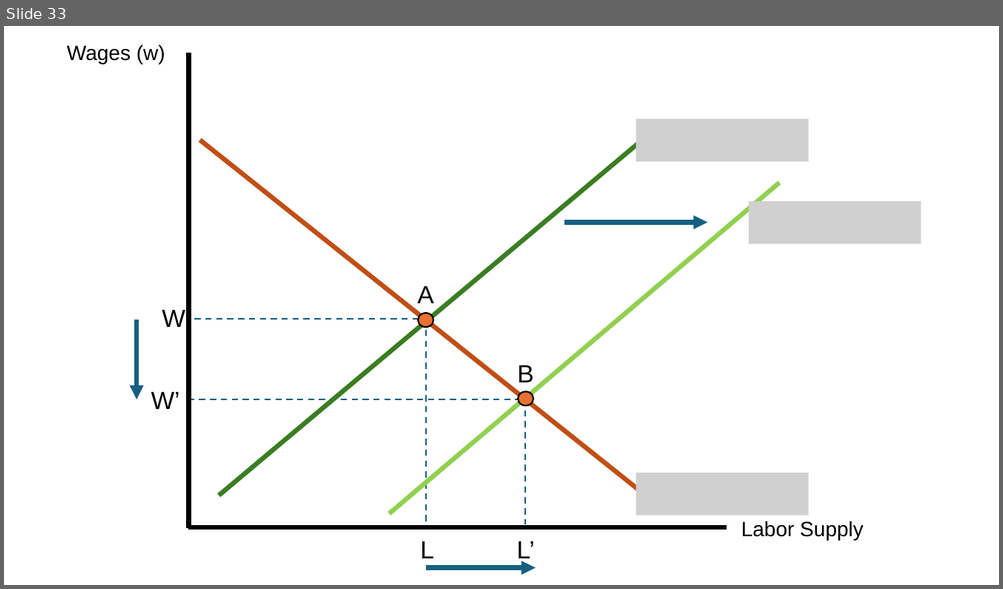
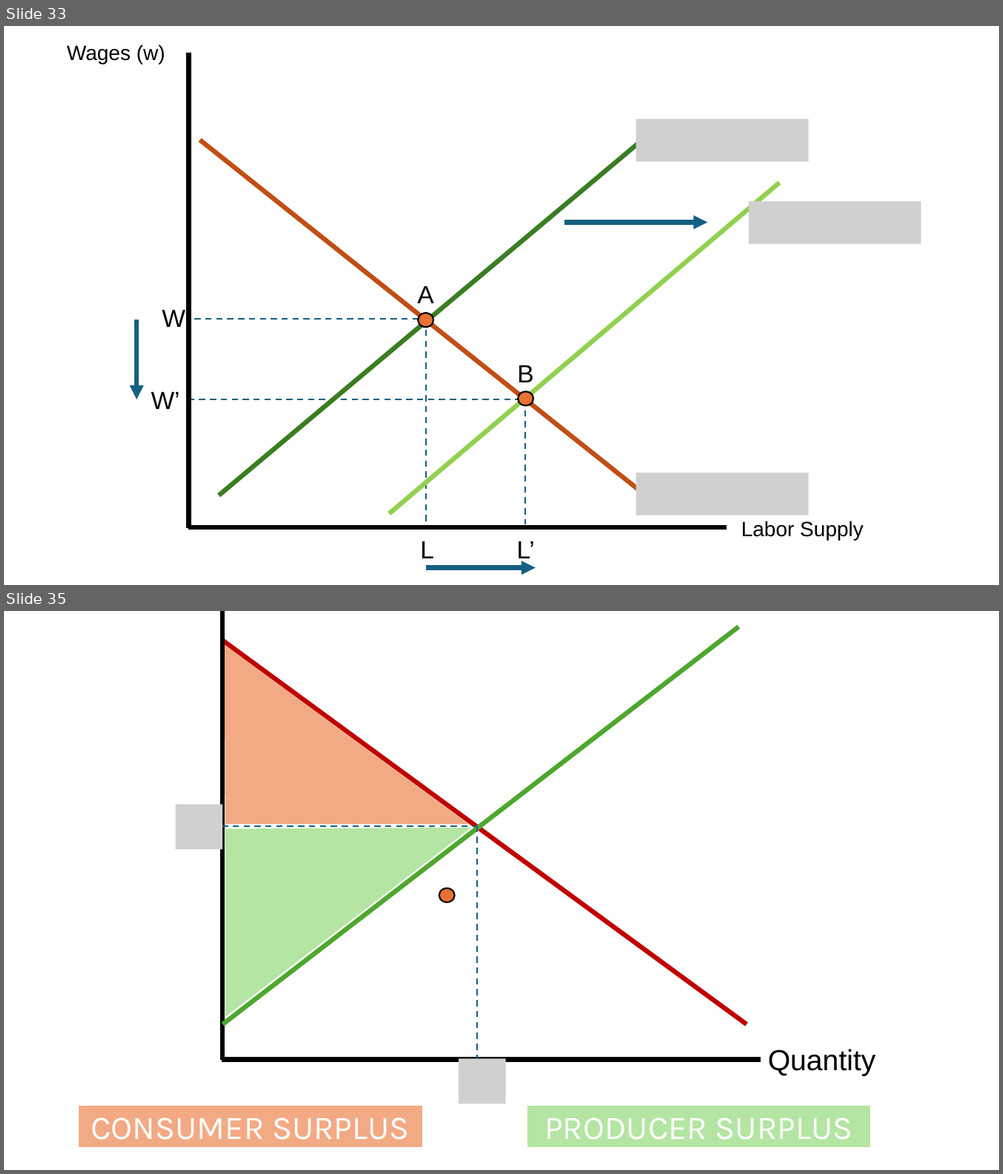
Before and after one commit to jrojas1003/EC-380-Intl-Econ-Issues, a slide deck: Slides/graph-creator.pptx. Shown one above the other, each under a label of ours: slide 33 before the commit, slides 33 and 35 after it; the slides between them are not shown. The pictures are 1003x589 and 1003x1174 pixels, drawn with LibreOffice and Linux fonts; fonts in the diff are those of the drawing; grey boxes stand for pictures. Boxes give left, top, right and bottom in pixels: in the first picture for what was removed or moved away, otherwise in the second. Text is boxed around its words. In the diff, an @@ line names an element or a change of style, - is before the commit and + after.

```diff
--- a/Slides/graph-creator.pptx
+++ b/Slides/graph-creator.pptx
@@ slide 35 added at [4, 611, 999, 1170], background #FFFFFF @@
@@ line added from (222, 611) to (222, 1061), #000000 4.5 pt @@
@@ line added from (222, 1025) to (738, 627), #4EA72E 4.5 pt @@
@@ line added from (222, 640) to (746, 1025), #C00000 4.5 pt @@
@@ freeform shape added at [225, 647, 466, 823], fill #F2AA84, outline #F2AA84 1.5 pt @@
@@ picture added at [176, 804, 222, 850] @@
@@ line added from (222, 826) to (477, 826), #156082 1.5 pt dashed @@
@@ freeform shape added at [226, 829, 469, 1016], fill #B4E5A2, outline #B4E5A2 1.5 pt @@
@@ line added from (477, 826) to (477, 1059), #156082 1.5 pt dashed @@
@@ ellipse added at [439, 889, 455, 903], fill #E97132, outline #000000 1.5 pt @@
@@ text added at [768, 1049, 876, 1076], 28 pt, text #000000 @@
+Quantity
@@ line added from (760, 1060) to (222, 1060), #000000 4.5 pt @@
@@ picture added at [458, 1059, 506, 1105] @@
@@ rectangle added at [79, 1106, 421, 1147], fill #F2AA84, outline #F2AA84 1.5 pt, 32 pt, text #FFFFFF @@
+CONSUMER SURPLUS
@@ rectangle added at [528, 1106, 870, 1147], fill #B4E5A2, outline #B4E5A2 1.5 pt, 32 pt, text #FFFFFF @@
+PRODUCER SURPLUS
```
Also in this commit, not shown: 6 other slides added.
